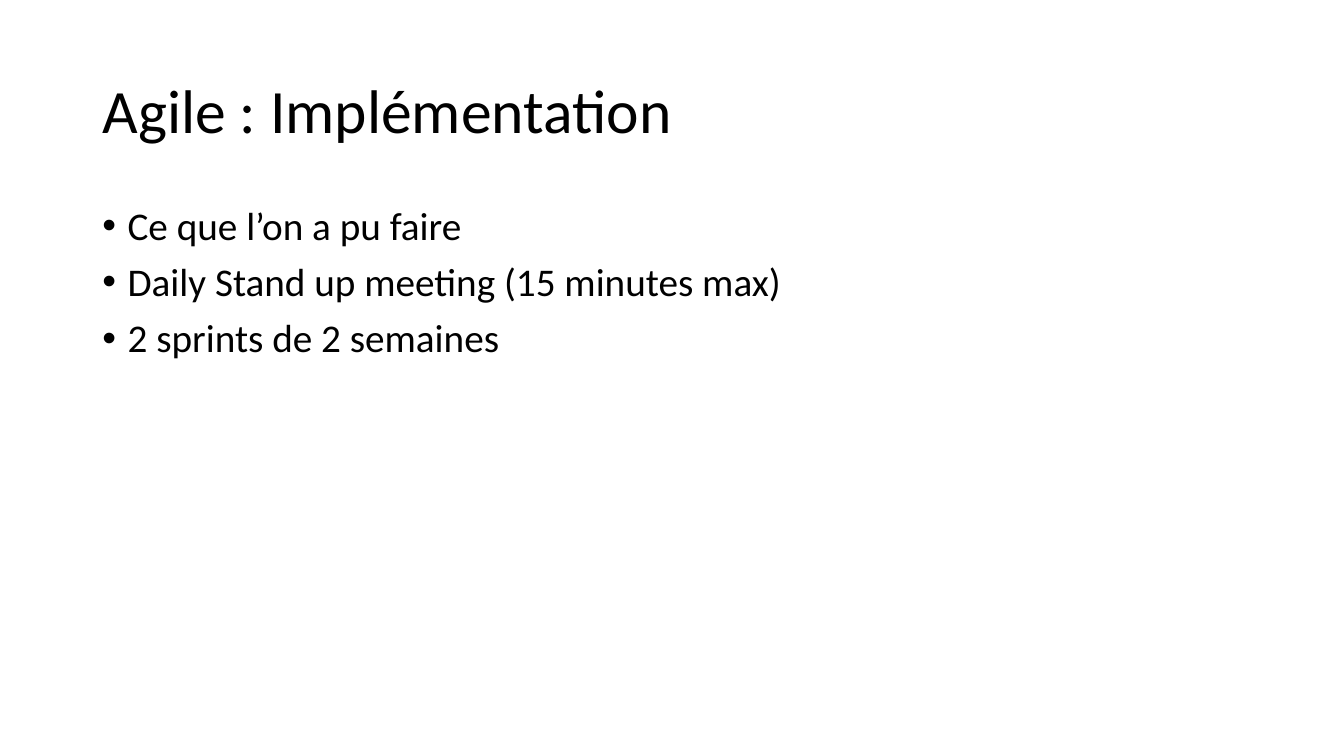
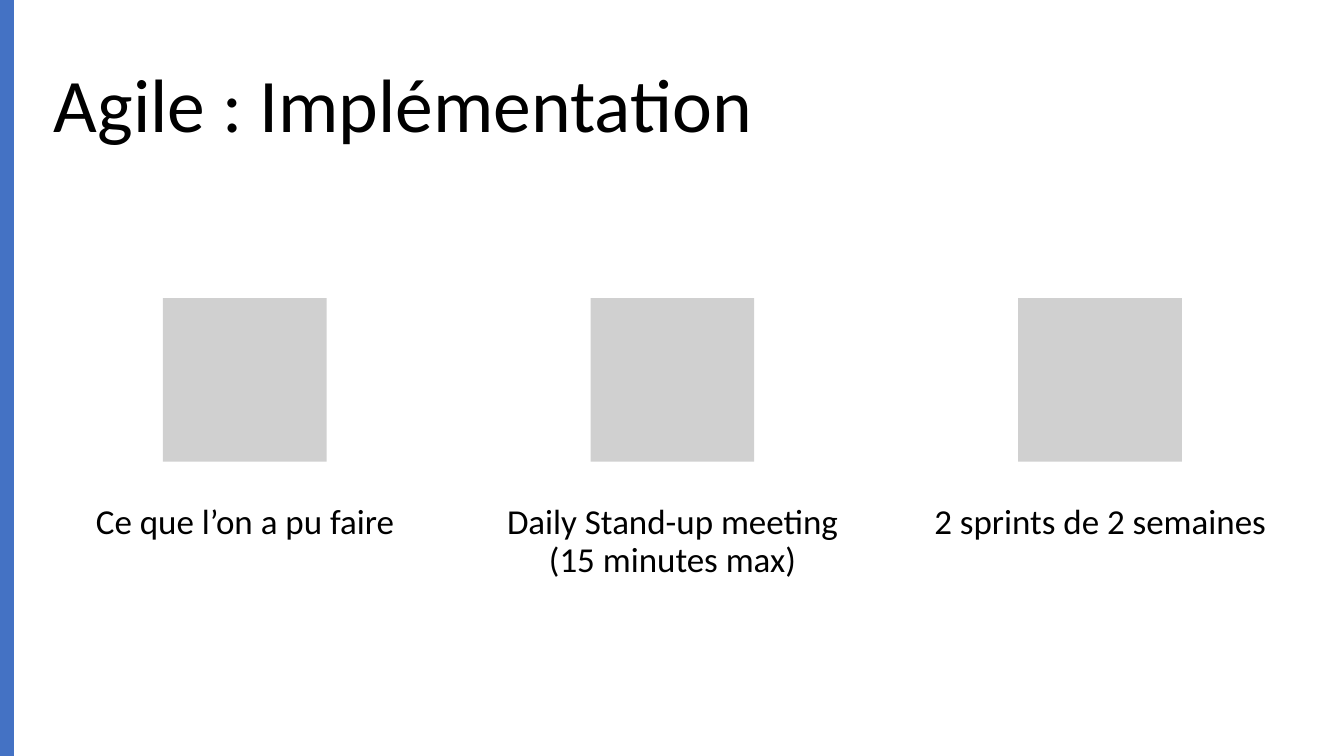
Before and after one commit to Danes99/esme-android, a slide deck: slide 7 of docs/pptx/Android Project - Group 1 - Becerra Stauner Taxil.pptx (slide 8 before the commit). Drawn at 1344x756 pixels with LibreOffice and Linux fonts; fonts in the diff are those of the drawing; grey boxes stand for pictures. Boxes give left, top, right and bottom in pixels: in the first picture for what was removed or moved away, otherwise in the second. Text is boxed around its words. In the diff, an @@ line names an element or a change of style, - is before the commit and + after.

```diff
--- a/docs/pptx/Android Project - Group 1 - Becerra Stauner Taxil.pptx
+++ b/docs/pptx/Android Project - Group 1 - Becerra Stauner Taxil.pptx
@@ rectangle added at (0, 0, 14, 756), fill #4472C4 @@
@@ title "Agile : Implémentation": place and size @@
-title "Agile : Implémentation" at (102, 90, 671, 144)
+title "Agile : Implémentation" at (54, 79, 752, 145)
@@ title "Agile : Implémentation" at (54, 79, 752, 145): size 44 to 54 pt @@
@@ text removed at (128, 212, 781, 359) @@
-• Ce que l’on a pu faire
-• Daily Stand up meeting (15 minutes max)
-• 2 sprints de 2 semaines
@@ group added at (96, 298, 1266, 577): 3 pictures, 3 texts @@
+Ce que l’on a pu faire
+Daily Stand-up meeting (15 minutes max)
+2 sprints de 2 semaines
```
Also in this commit, not shown: 1 other slide changed, 1 slide removed.
